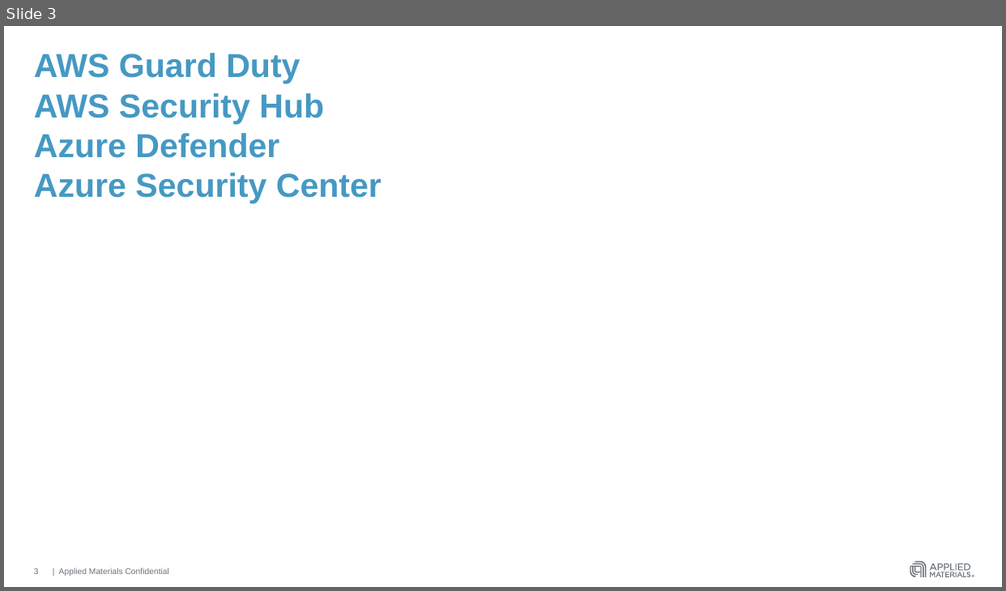
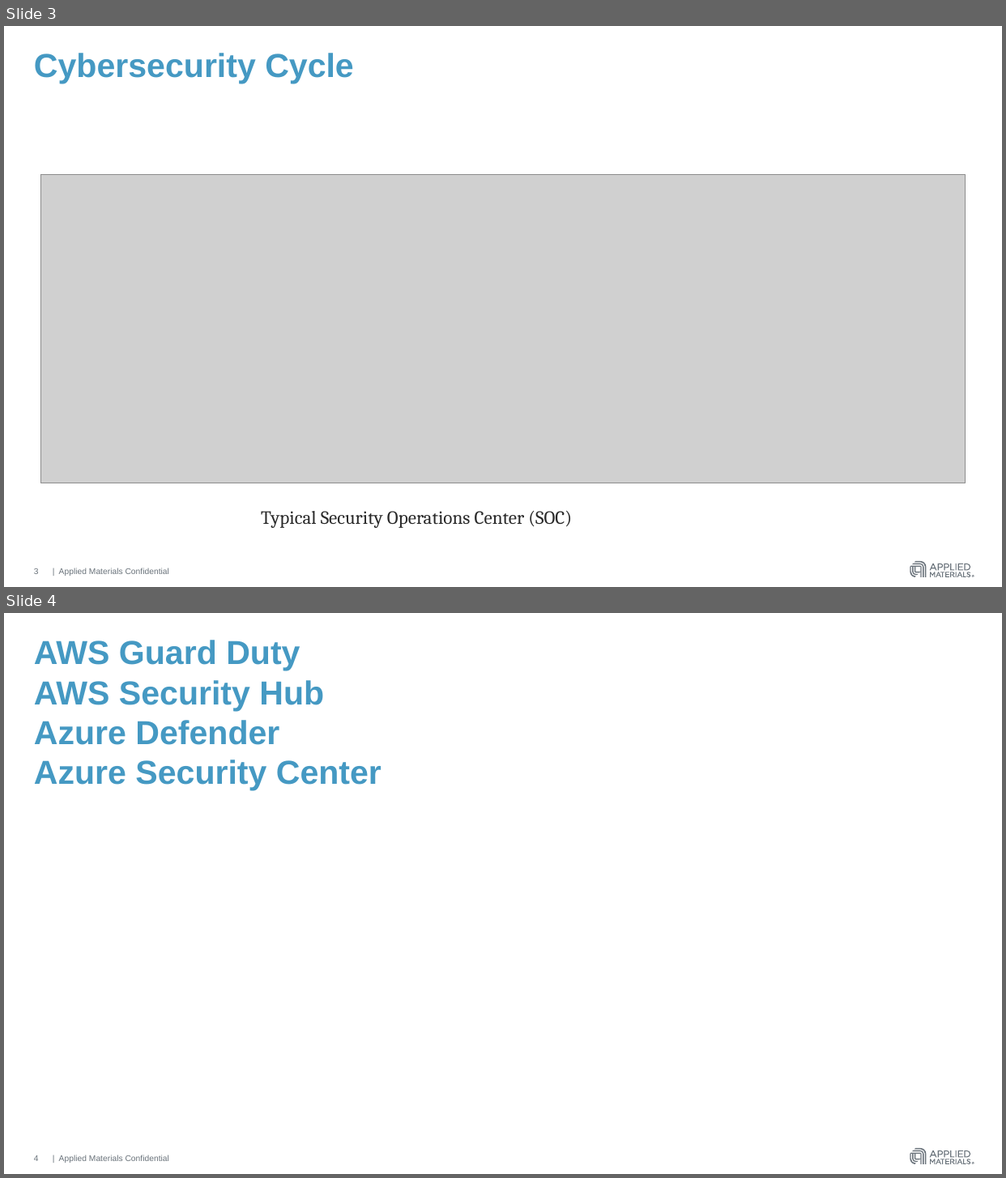
Before and after one commit to hmahajanHM/mytestrepo, a slide deck: AWS Guard Duty & Azure Security Center.pptx. Shown one above the other, each under a label of ours: slide 3 before the commit, slides 3 and 4 after it. The pictures are 1006x591 and 1006x1178 pixels, drawn with LibreOffice and Linux fonts; fonts in the diff are those of the drawing; grey boxes stand for pictures. Boxes give left, top, right and bottom in pixels: in the first picture for what was removed or moved away, otherwise in the second. Text is boxed around its words. In the diff, an @@ line names an element or a change of style, - is before the commit and + after.

```diff
--- a/AWS Guard Duty & Azure Security Center.pptx
+++ b/AWS Guard Duty & Azure Security Center.pptx
@@ slide 3 added at <box>4,26,1002,587</box>, background #FFFFFF; not listed: 4 template elements that a slide beside it also shows @@
@@ title added at <box>34,53,354,84</box>, 32 pt, text #4599C3, bold @@
+Cybersecurity Cycle
@@ picture added at <box>40,174,965,483</box> @@
@@ text added at <box>261,511,572,528</box>, 18 pt, text #292929 @@
+Typical Security Operations Center (SOC)
@@ page number added at <box>34,569,39,574</box>, 8 pt, text #6A737B @@
+3
@@ what was slide 3 is now slide 4 @@
@@ page number at <box>34,1156,39,1161</box>: text changed @@
-3
+4
```
Also in this commit, not shown: 2 slides changed, 3 other slides added, 1 slide removed.
